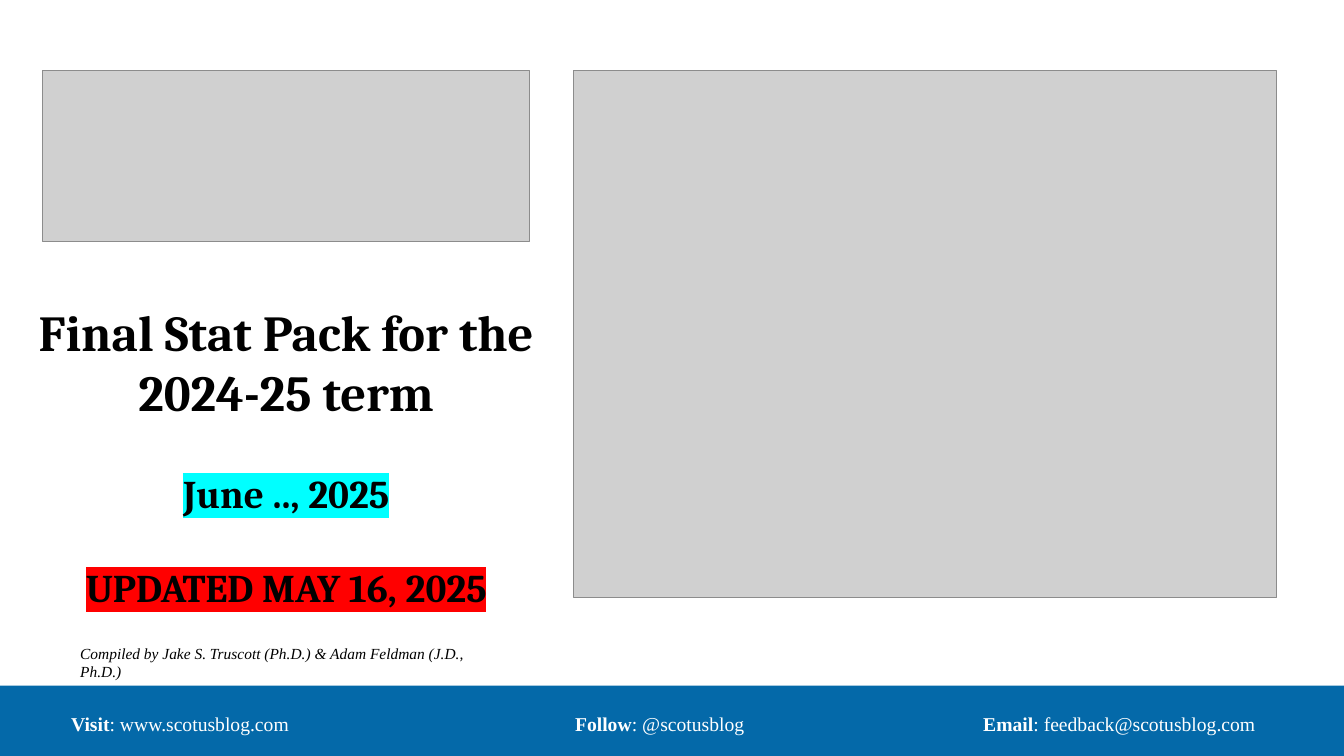
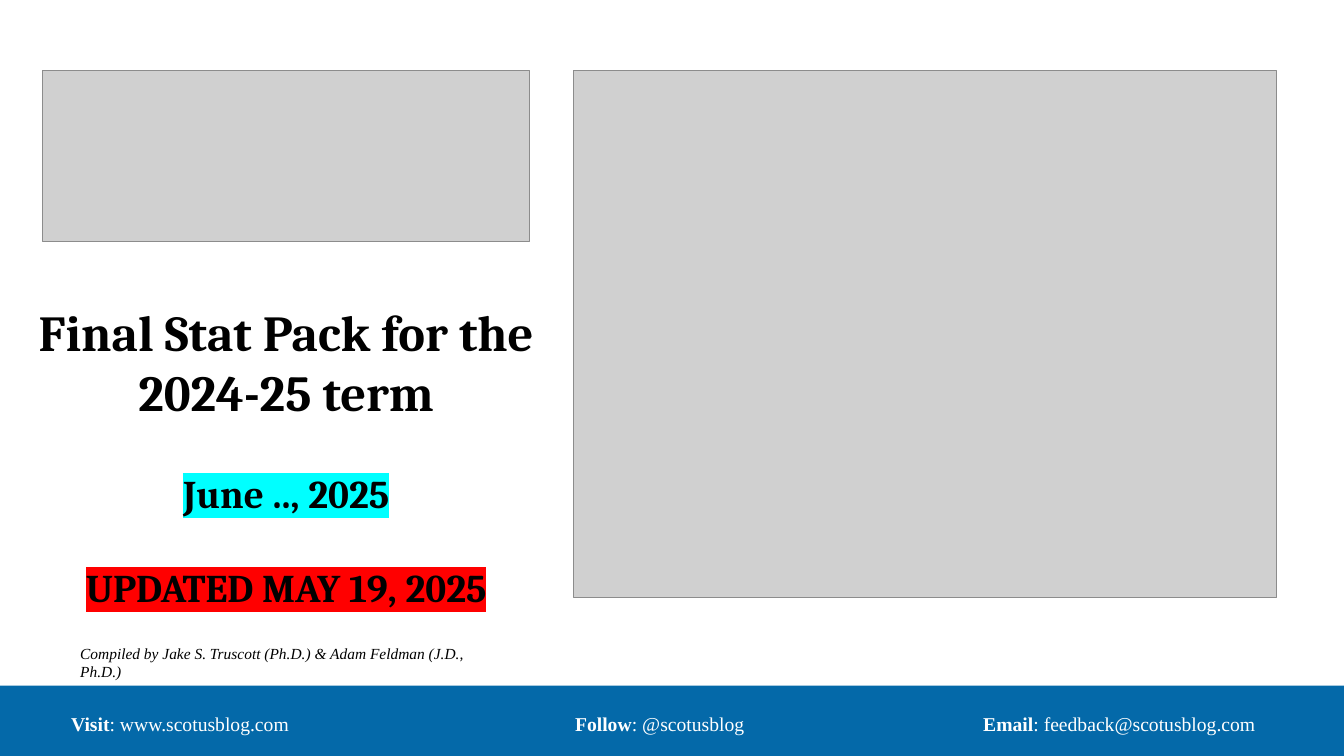
Before and after one commit to JakeTruscott/scotuswatch, a slide deck: slide 1 of Stat Reviews/OT24_StatReview/compilation/SCOTUSBlog/statpack_OT24.pptx. Drawn at 1344x756 pixels with LibreOffice and Linux fonts; fonts in the diff are those of the drawing; grey boxes stand for pictures. Boxes give left, top, right and bottom in pixels: in the first picture for what was removed or moved away, otherwise in the second. Text is boxed around its words. In the diff, an @@ line names an element or a change of style, - is before the commit and + after.

```diff
--- a/Stat Reviews/OT24_StatReview/compilation/SCOTUSBlog/statpack_OT24.pptx
+++ b/Stat Reviews/OT24_StatReview/compilation/SCOTUSBlog/statpack_OT24.pptx
@@ title at [39, 315, 533, 611]: text changed @@
-Final Stat Pack for the 2024-25 term
-June .., 2025
-UPDATED MAY 16, 2025
+Final Stat Pack for the 2024-25 term
+June .., 2025
+UPDATED MAY 19, 2025
```
Also in this commit, not shown: 11 other slides changed, 25 other files.
